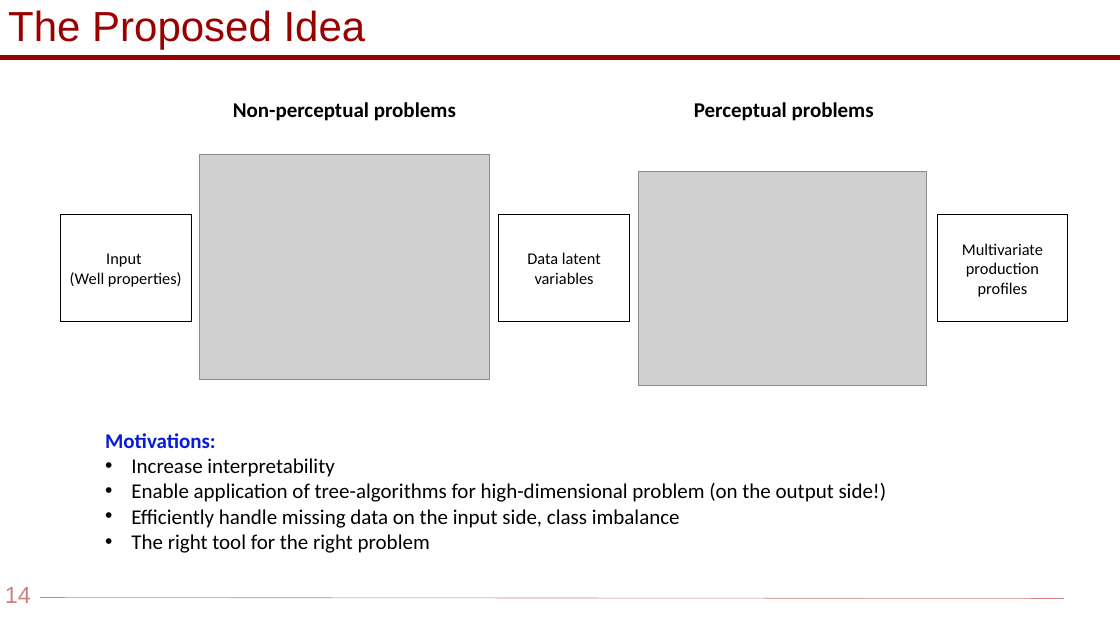
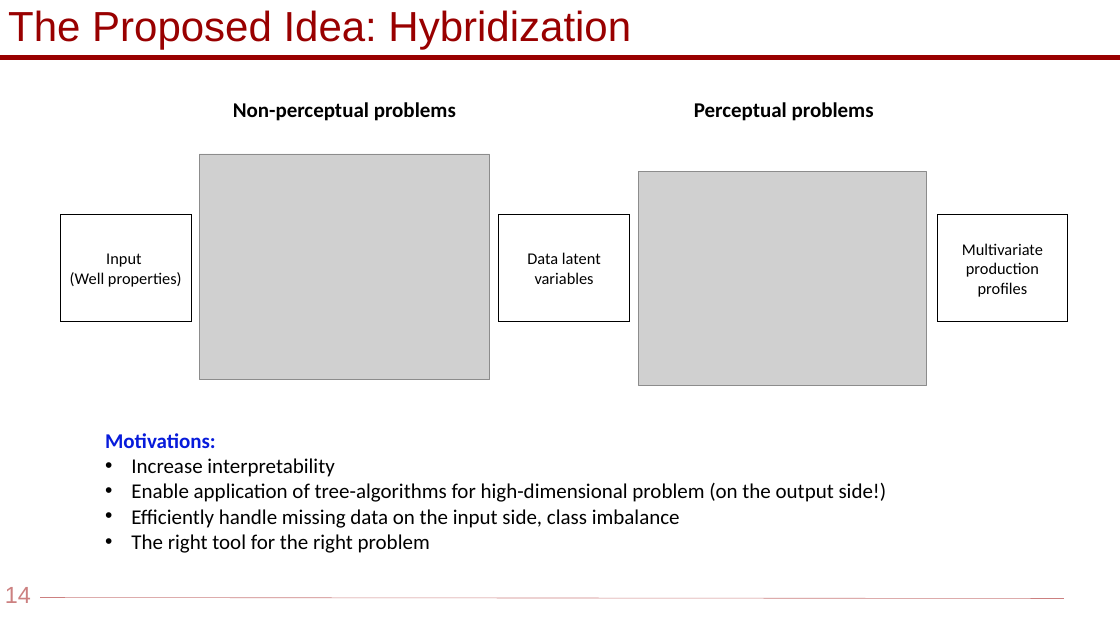
Before and after one commit to rsyamil/latent-space-xgboost, a slide deck: slide 14 of Trees.pptx. Drawn at 1120x630 pixels with LibreOffice and Linux fonts; fonts in the diff are those of the drawing; grey boxes stand for pictures; background and template pictures are left out. Boxes give left, top, right and bottom in pixels: in the first picture for what was removed or moved away, otherwise in the second. Text is boxed around its words. In the diff, an @@ line names an element or a change of style, - is before the commit and + after.

```diff
--- a/Trees.pptx
+++ b/Trees.pptx
@@ text at bbox=[8, 10, 631, 50]: text changed @@
-The Proposed Idea
+The Proposed Idea: Hybridization
```
Also in this commit, not shown: 3 other slides changed, 8 slides added, 1 slide removed, 1 other file.
